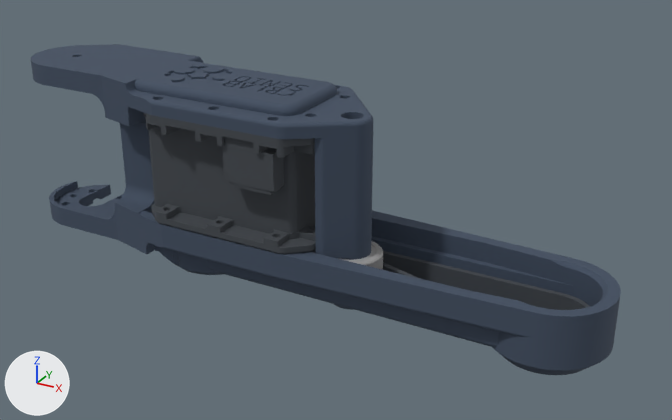
Two versions of the COLLADA model sence_description/meshes/elbow.dae, one commit apart.
The view is the same before and after, from a 50 mm lens placed at (0.1878, -0.1905, 0.0892), pointed at (0.0818, 0.0022, -0.0071). The axes (+X, +Y, +Z) are drawn at lower left. The lights are the same throughout.

Objects in the first picture: 'Dynamixel_motor_CAD v15', 'Part 1', 'Part 1.001', 'Part 1.003'.
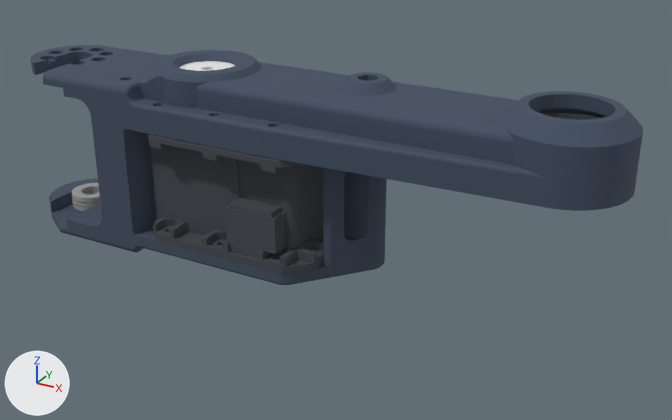
Edits to the bpy script that builds the scene:
```text
Change ob_part_1:
    ob_part_1.location: (0.045, 0.000025, -0.0255) -> (0.045, -0.000025, 0.0255)
    ob_part_1.rotation_euler: (0.0, 0.0, 0.0) -> (-3.142, 0.0, 0.0)  # degrees (0, 0, 0) -> degrees (-180, 0, 0)
Change ob_part_1_001:
    ob_part_1_001.rotation_euler: (3.142, 0.0, 0.0) -> (0.0, 0.0, 0.0)  # degrees (180, 0, 0) -> degrees (0, 0, 0)
Change ob_dynamixel_motor_cad_v15:
    ob_dynamixel_motor_cad_v15.location: (0.045, 0.000025, -0.018) -> (0.045, -0.000025, 0.018)
    ob_dynamixel_motor_cad_v15.rotation_euler: (0.0, -3.142, 0.0) -> (0.0, 0.0, -3.142)  # degrees (0, -180, 0) -> degrees (0, 0, -180)
Change ob_7806k58_thrust_ball_bearing:
    ob_7806k58_thrust_ball_bearing.location: (0.0, 0.0, 0.0193) -> (0.0, 0.0, -0.0193)
Change ob_part_1_003:
    ob_part_1_003.rotation_euler: (3.142, 0.0, 0.0) -> (0.0, 0.0, 0.0)  # degrees (180, 0, 0) -> degrees (0, 0, 0)
    ob_part_1_003.location: (0.045, 0.000025, -0.0152) -> (0.045, -0.000025, 0.0152)
```

Location of each change, [x1, y1, x2, y2] in pixels of the pictures (672 x 420 px):
'Part 1.003', moved, turned
    before: [127, 210, 621, 375]
    after: [103, 50, 643, 211]
'Part 1.001', turned
    before: [31, 44, 373, 260]
    after: [31, 45, 387, 285]
'Dynamixel_motor_CAD v15', moved, turned
    before: [143, 112, 316, 254]
    after: [145, 133, 324, 274]
'Part 1', moved, turned
    before: [311, 249, 590, 310]
    after: [538, 111, 599, 120]
'7806K58_Thrust Ball Bearing', moved (not visible before)
    after: [72, 183, 100, 211]
